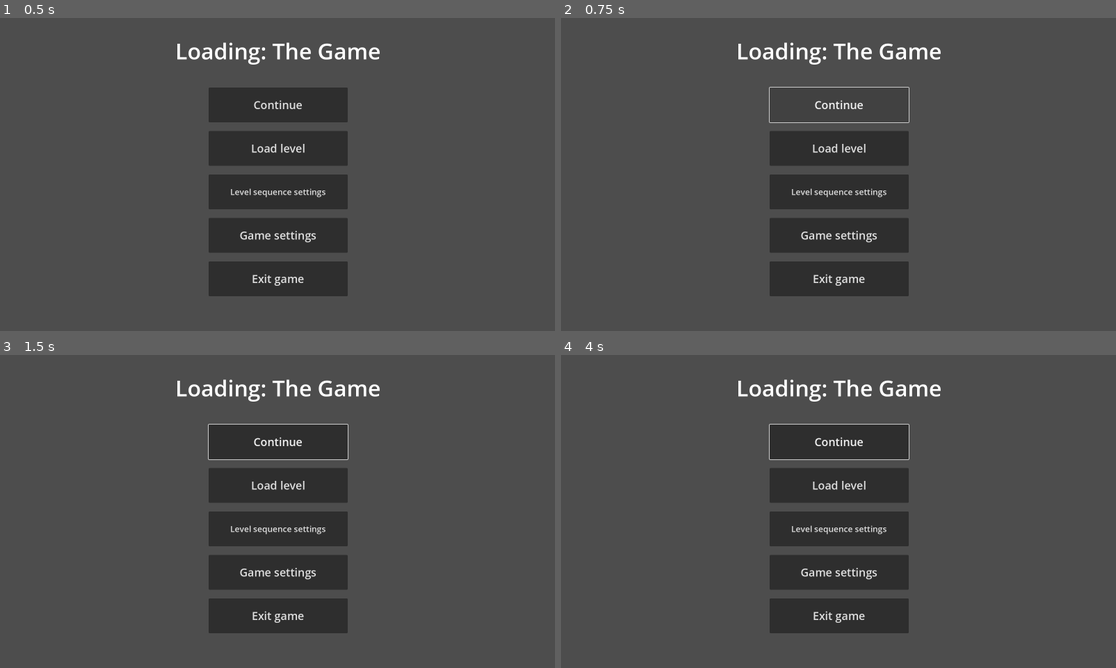
Above: before the commit, frames 1-4 (two rows, left to right).
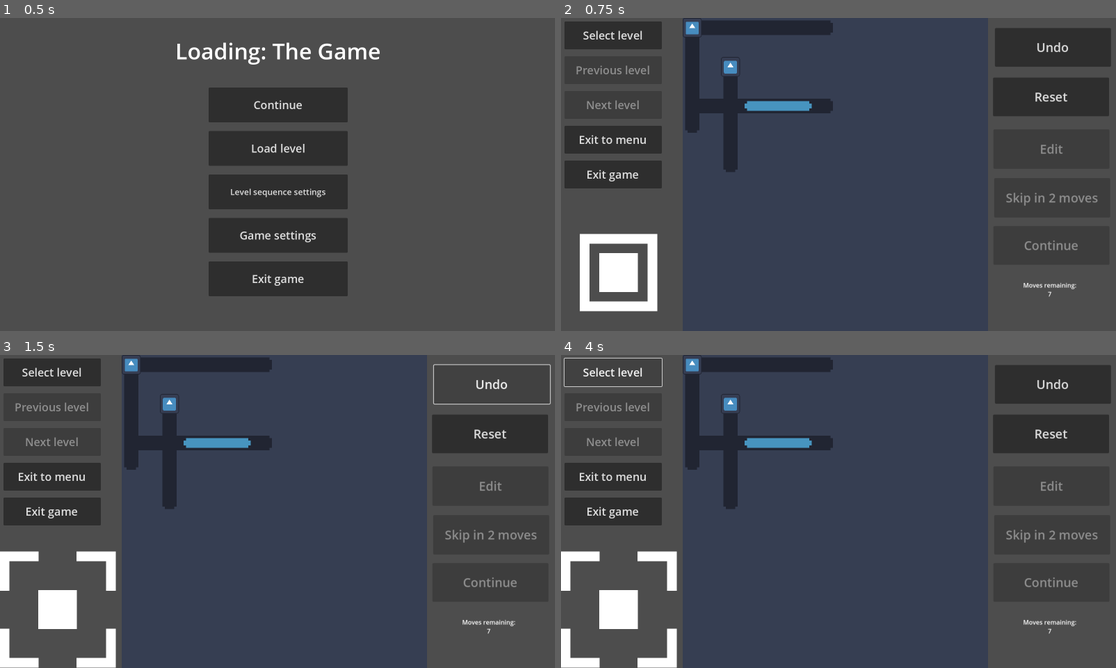
Above: after the commit, the same moments.

Repository: MousePotatoDoesStuff/LoadingTheGame
Game: Godot game, scene res://Scenes/MainScene/MainScene.tscn
The game is run twice, just before and just after one commit, with the same random seed, the same clock (stepped at 60 frames per second) and the same inputs. The engine's default icon, where the game draws it, is replaced by a stand-in: a white triangle on a blue panel in a dark square. Sound files missing from this copy of the repository are replaced by a short silence.
Inputs (mouse positions are in pixels of both pictures, inside the frame that each line leads up to):
- Up to frame 1 (0.5 s): no input
- Up to frame 2 (0.75 s): click "Continue" at 0.5 s
- Up to frame 3 (1.5 s): click (493, 383) at 1.25 s, where only the run after the commit has a clickable "Undo"
- Up to frame 4 (4 s): click (1049, 433) at 2 s, where only the run after the commit has a clickable "Reset"; click (838, 442) at 2.75 s, where only the run before the commit has a clickable "Continue"; click (610, 373) at 3.5 s, where only the run after the commit has a clickable "Select level"

Frame 1 is identical in both runs. In frame 2, 29% of the frame differs, in the area x 0-100%, y 0-94%; in frame 3, 28%; in frame 4, 29%, in the area x 0-100%, y 0-100%.
Error before the commit: Invalid access to property or key 'levelsets_progress' on a base object of type 'Dictionary'. (res://Scenes/MainScene/MainScene.gd:156)

Commit message:
is progress saving working now

Diff:
--- a/Scenes/LevelScenes/level_player.gd
+++ b/Scenes/LevelScenes/level_player.gd
@@ -1,11 +1,13 @@
 extends InputPasser
 
 signal command_signal(ID:int)
+signal register_win()
 
 @export var editingEnabled=false
 var saved_input:Dictionary={}
 var isReady=true
 var isWin=false
+var isUnsolved=false
 var untilSkip=0
 var maxMoves=0
 var curMoves=0
@@ -35,10 +37,13 @@
 func IP_receive(input_data:Dictionary,args:Dictionary={}):
 	if "input_keys" in input_data:
 		var inpk:Dictionary = input_data["input_keys"]
-		var x = int(inpk.get("right",false))-int(inpk.get("up,false"))
-		var y = int(inpk.get("down",false))-int(inpk.get("up,false"))
+		var x = int(inpk.get("right",false))-int(inpk.get("up",false))
+		var y = int(inpk.get("down",false))-int(inpk.get("up",false))
 		var inputVector=Vector2i(x,y)
 		accept_input(0,inputVector)
+
+func accept_input(agentID:int,move:Vector2i):
+	saved_input[agentID]=move
 
 func update_UI():
 	$RightPlayMenu/Skip.update(untilSkip)
@@ -62,6 +67,7 @@
 	$LPMControl/LeftPlayMenu.toggleButtons(X)
 
 func load_level(inputSave:Save,_editingEnabled:bool,isFirst:bool,isUnsolved:bool):
+	self.isUnsolved=isUnsolved
 	editingEnabled=_editingEnabled
 	isReady=true
 	isWin=false
@@ -77,9 +83,6 @@
 
 func export_level_data():
 	pass
-
-func accept_input(agentID:int,move:Vector2i):
-	saved_input[agentID]=move
 
 func isUndoCheckpoint(returnData:Array[int]):
 	return returnData[0]!=0
@@ -111,6 +114,9 @@
 	isWin=level.isWin({0:0})
 	if isWin:
 		play_level_audio(level_save, "music", "win", "macleod1")
+		if isUnsolved:
+			register_win.emit()
+			isUnsolved=false
 	untilSkip-=1
 	curMoves+=1
 
--- a/Scenes/LevelSelector/level_selector.gd
+++ b/Scenes/LevelSelector/level_selector.gd
@@ -31,9 +31,11 @@
 	var selected=0
 	var cur=0
 	for e in levelsets:
+		var lvs:SaveGroup=levelsets[e]
+		if lvs.saves.size()==0:
+			continue
 		if e==chooseSet:
 			selected=cur
-		var lvs=levelsets[e]
 		LSN.add_item(e)
 		cur+=1
 	LSN.select(selected)
@@ -51,6 +53,9 @@
 	for e in L:
 		LVN.add_item(e[1],e[0])
 	var sel=LVN.selected
+	if sel==-1:
+		LVN.select(0)
+		sel=0
 	var lvs=levelset.saves[sel]
 	show_level(lvs)
 
--- a/Scenes/MainScene/MainScene.gd
+++ b/Scenes/MainScene/MainScene.gd
@@ -110,10 +110,12 @@
 	self.save_data.clear()
 	save_save_data()
 	exit_game()
-func get_save_data(path,default=null):
+func get_save_data(path,default=null,return_default_immediately=false):
 	var cur=self.save_data
 	for e in path:
-		if typeof(cur)!=typeof(self.save_data):
+		if not return_default_immediately:
+			return_default_immediately=typeof(cur)!=typeof(self.save_data)
+		if return_default_immediately:
 			return default
 		cur=cur.get(e,default)
 	return cur
@@ -153,7 +155,9 @@
 		cursetid=current_levelset_ID
 	current_levelset_ID=cursetid
 	current_levelset=levelsets[cursetid]
-	var highest=save_data["levelsets_progress"][cursetid]["solved"]
+	var path=["levelsets_progress",cursetid,"solved"]
+	var highest=get_save_data(path,0,true)
+	set_save_data(path,highest)
 	if level==-1:
 		level=highest
 	level=min(level,len(current_levelset.saves)-1)
@@ -180,6 +184,8 @@
 	if levelset_data == null:
 		levelset_data=Dictionary()
 	var cur=levelset_data.get("solved",0)
+	if lastSolved==-1:
+		lastSolved=cur
 	if allowRegress or cur<=lastSolved:
 		levelset_data["solved"]=lastSolved
 	self.set_save_data(["levelsets_progress",levelset_name],levelset_data)
--- a/Scenes/MainScene/MainScene.tscn
+++ b/Scenes/MainScene/MainScene.tscn
@@ -63,6 +63,7 @@
 [connection signal="startgamesignal" from="ScreenController/MainMenu" to="." method="on_level_select"]
 [connection signal="IP_send_signal" from="ScreenController/LevelPlayer" to="AudioController" method="get_input_pass"]
 [connection signal="command_signal" from="ScreenController/LevelPlayer" to="." method="menuhandler_levelplayer"]
+[connection signal="register_win" from="ScreenController/LevelPlayer" to="." method="on_win" binds= [-1]]
 [connection signal="CheckSave" from="ScreenController/LevelSelector" to="." method="change_levelset"]
 [connection signal="SelectLevel" from="ScreenController/LevelSelector" to="." method="on_level_select"]
 [connection signal="backSignal" from="ScreenController/LevelSelector" to="ScreenController" method="last_screen"]
Not shown, changed: save.txt
